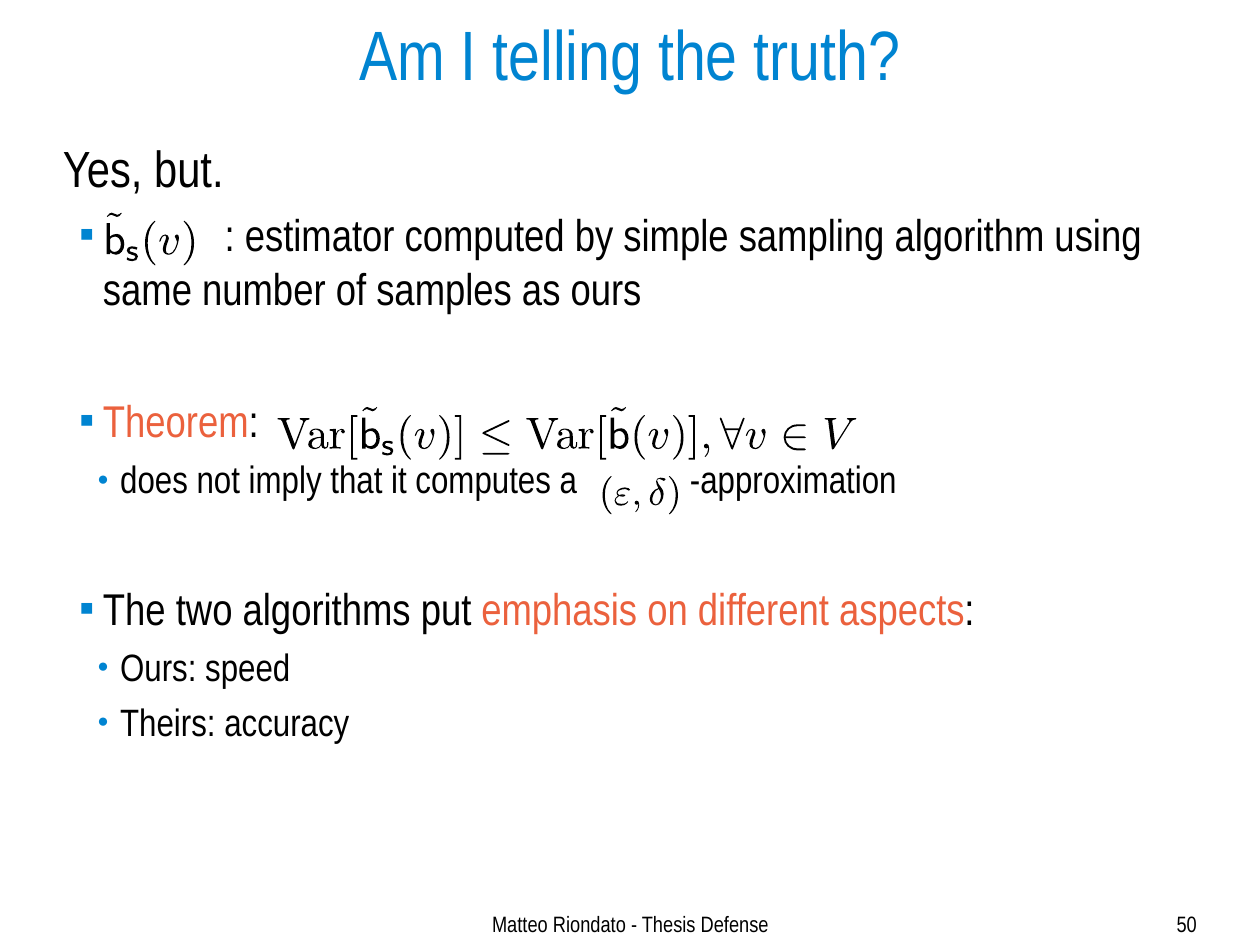
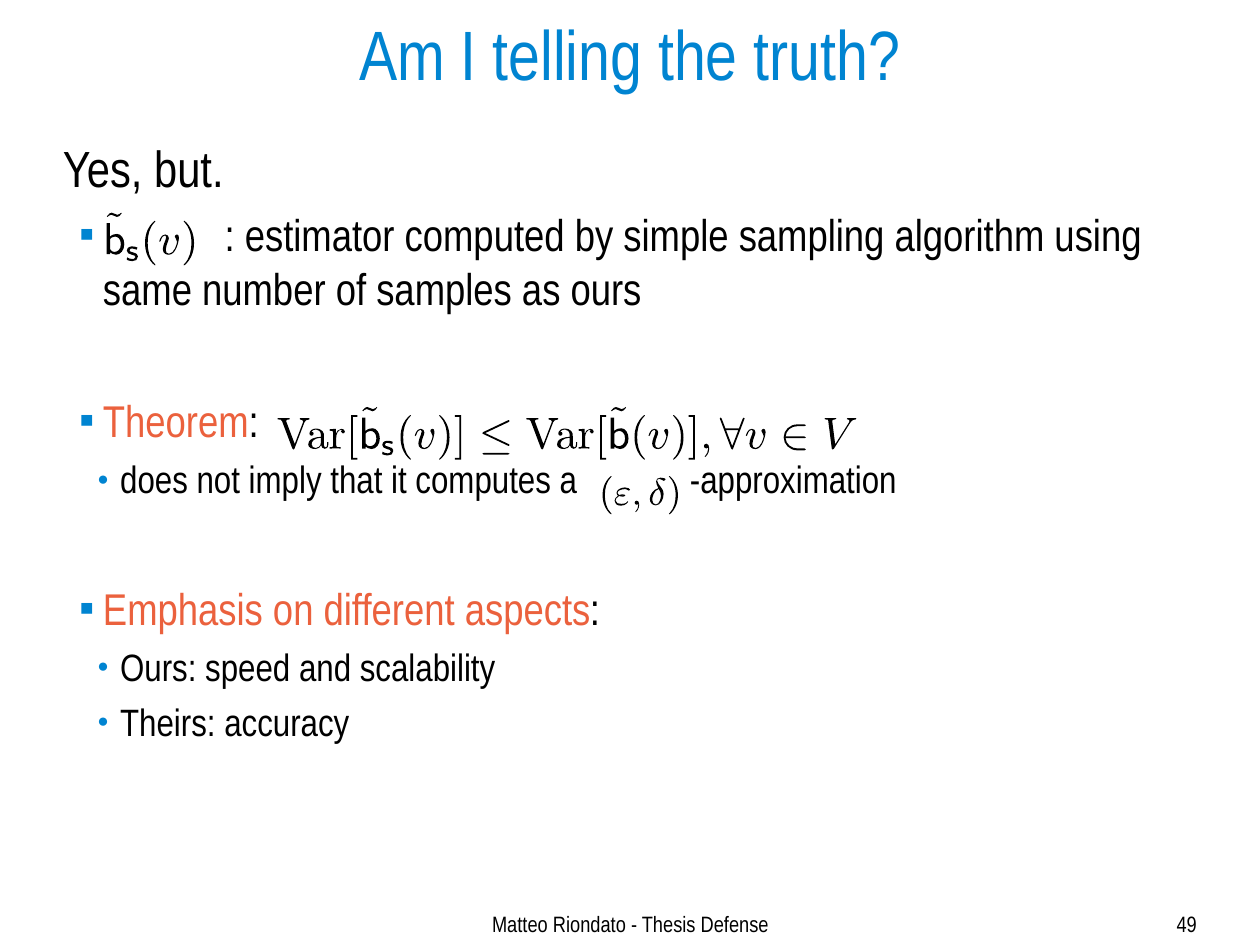
Before and after one commit to ZhizhongIsaacChen/dissertation, a slide deck: slide 49 of defense/Defense-talk.odp (slide 50 before the commit). Drawn at 1260x945 pixels with LibreOffice and Linux fonts; fonts in the diff are those of the drawing. Boxes give left, top, right and bottom in pixels: in the first picture for what was removed or moved away, otherwise in the second. Text is boxed around its words. In the diff, an @@ line names an element or a change of style, - is before the commit and + after.

```diff
--- a/defense/Defense-talk.odp
+++ b/defense/Defense-talk.odp
@@ text at [103,592,600,688]: text changed; text colour #000000 to #EB613D @@
-  ■ The two algorithms put emphasis on different aspects:
-    ● Ours: speed
+  ■ Emphasis on different aspects:
+    ● Ours: speed and scalability
@@ page number at [1177,916,1197,933]: text changed @@
-50
+49
```
Also in this commit, not shown: 28 other slides changed, 1 slide removed.
